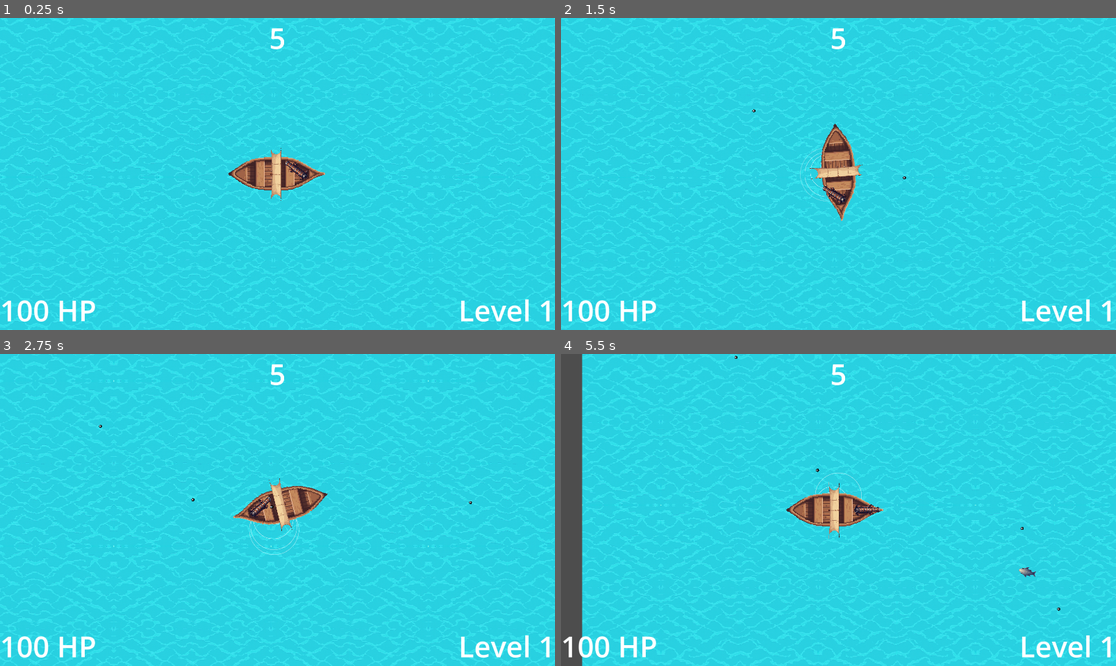
Above: before the commit, frames 1-4 (two rows, left to right).
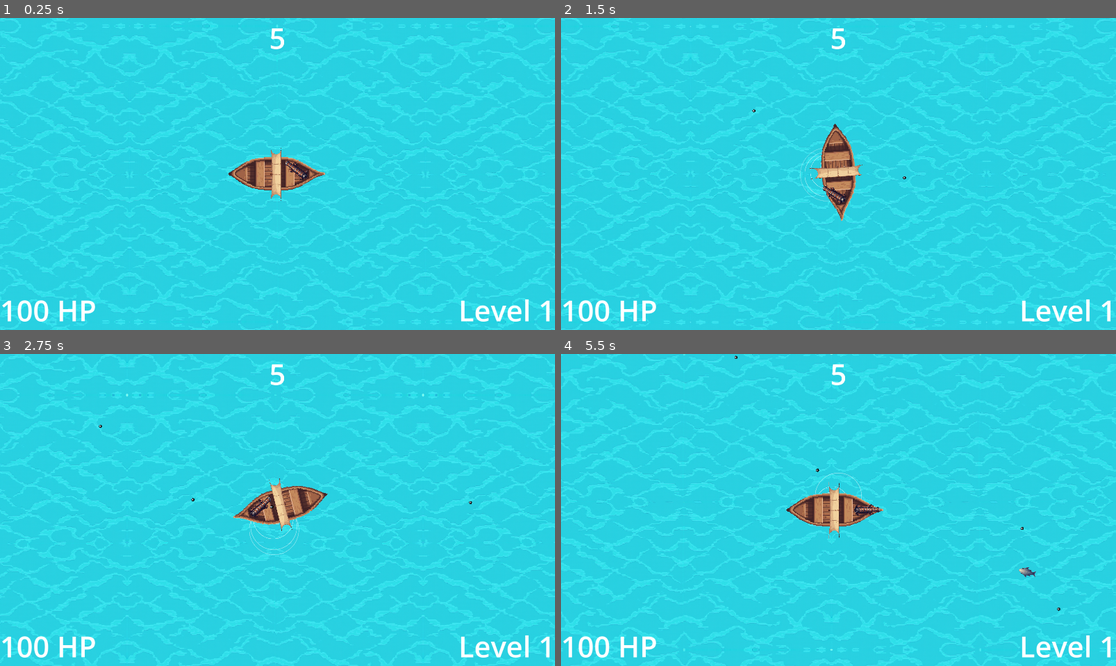
Above: after the commit, the same moments.

Repository: HephaistosForge/OceanDreamer
Game: Godot game, scene res://levels/main.tscn
The game is run twice, just before and just after one commit, with the same random seed, the same clock (stepped at 60 frames per second) and the same inputs. The engine's default icon, where the game draws it, is replaced by a stand-in: a white triangle on a blue panel in a dark square.
Inputs (mouse positions are in pixels of both pictures, inside the frame that each line leads up to):
- Up to frame 1 (0.25 s): no input
- Up to frame 2 (1.5 s): move the mouse to (960, 158) at 0.52 s; hold D (turn_right) 0.53-1.28 s; hold Space (shoot) 0.53-1.28 s; move the mouse to (727, 189) at 1.27 s; hold S (backward) from 1.28 s (still down); tap Space (shoot) at 1.35 s
- Up to frame 3 (2.75 s): move the mouse to (333, 441) at 2.02 s; release S (backward) at 2.03 s; hold D (turn_right) from 2.03 s (still down); hold Space (shoot) from 2.03 s (still down)
- Up to frame 4 (5.5 s): move the mouse to (810, 572) at 2.77 s; release D (turn_right) at 2.78 s; release Space (shoot) at 2.78 s; hold W (forward) 2.78-3.53 s; tap Space (shoot) at 2.85, 4.35 s; move the mouse to (1005, 556) at 3.52 s; hold Space (shoot) 3.53-4.28 s; hold A (turn_left) 3.53-5.03 s; move the mouse to (672, 463) at 4.27 s; move the mouse to (866, 510) at 5.02 s; hold S (backward) from 5.03 s (still down); hold Space (shoot) from 5.03 s (still down)

The runs differ from the first frame. In frame 1, 0.9% of the frame differs, in the area x 0-100%, y 0-100%; in frame 2, 0.9%; in frame 3, 1.0%; in frame 4, 4.7%.

Commit message:
Add infinite background effect

Diff:
--- a/levels/main.tscn
+++ b/levels/main.tscn
@@ -12,6 +12,5 @@
 [node name="Spawner" parent="Ship" instance=ExtResource("2_1dc6g")]
 
 [node name="Water" parent="." instance=ExtResource("2_jjhdk")]
-position = Vector2(-33, 43)
 
 [node name="UIOverlay" parent="." instance=ExtResource("4_u5id0")]
--- /dev/null
+++ b/world/water.gd
@@ -0,0 +1,24 @@
+extends Node2D
+
+@export var tile_size = Vector2(10240, 10240)  # Size of a single background tile
+@export var tiles: Array[Sprite2D] = []
+
+@onready var ship = get_tree().get_first_node_in_group("ship")
+
+
+func _process(delta):
+	for tile in tiles:
+		var tile_position = tile.global_position
+		var ship_position = ship.global_position
+
+		# Reposition horizontally
+		if ship_position.x <= tile_position.x - tile_size.x:
+			tile.global_position.x -= 2 * tile_size.x
+		elif ship_position.x > tile_position.x + tile_size.x:
+			tile.global_position.x += 2 * tile_size.x
+
+		# Reposition vertically
+		if ship_position.y <= tile_position.y - tile_size.y:
+			tile.global_position.y -= 2 * tile_size.y
+		elif ship_position.y > tile_position.y + tile_size.y:
+			tile.global_position.y += 2 * tile_size.y
--- a/world/water.tscn
+++ b/world/water.tscn
@@ -1,5 +1,6 @@
-[gd_scene load_steps=4 format=3 uid="uid://brm5t5bdf23on"]
+[gd_scene load_steps=5 format=3 uid="uid://brm5t5bdf23on"]
 
+[ext_resource type="Script" path="res://world/water.gd" id="1_c6g6b"]
 [ext_resource type="Shader" path="res://world/water.gdshader" id="1_mwxqk"]
 [ext_resource type="Texture2D" uid="uid://v4gw3ruesw6d" path="res://world/water.png" id="2_325hb"]
 
@@ -11,11 +12,34 @@
 shader_parameter/offset_factor = Vector2(5, 2)
 shader_parameter/amplitude = Vector2(0.005, 0.005)
 
-[node name="Water" type="Node2D"]
+[node name="Water" type="Node2D" node_paths=PackedStringArray("tiles")]
+script = ExtResource("1_c6g6b")
+tiles = [NodePath("Q1"), NodePath("Q2"), NodePath("Q3"), NodePath("Q4")]
 
-[node name="Sprite2D" type="Sprite2D" parent="."]
+[node name="Q1" type="Sprite2D" parent="."]
 z_index = -10
 material = SubResource("ShaderMaterial_w1o8k")
-position = Vector2(4.99988, -20.9999)
-scale = Vector2(5.314, 5.586)
+position = Vector2(5120, -5120)
+scale = Vector2(10, 10)
 texture = ExtResource("2_325hb")
+
+[node name="Q2" type="Sprite2D" parent="."]
+z_index = -10
+material = SubResource("ShaderMaterial_w1o8k")
+position = Vector2(5120, 5120)
+scale = Vector2(10, 10)
+texture = ExtResource("2_325hb")
+
+[node name="Q3" type="Sprite2D" parent="."]
+z_index = -10
+material = SubResource("ShaderMaterial_w1o8k")
+position = Vector2(-5120, 5120)
+scale = Vector2(10, 10)
+texture = ExtResource("2_325hb")
+
+[node name="Q4" type="Sprite2D" parent="."]
+z_index = -10
+material = SubResource("ShaderMaterial_w1o8k")
+position = Vector2(-5120, -5120)
+scale = Vector2(10, 10)
+texture = ExtResource("2_325hb")
